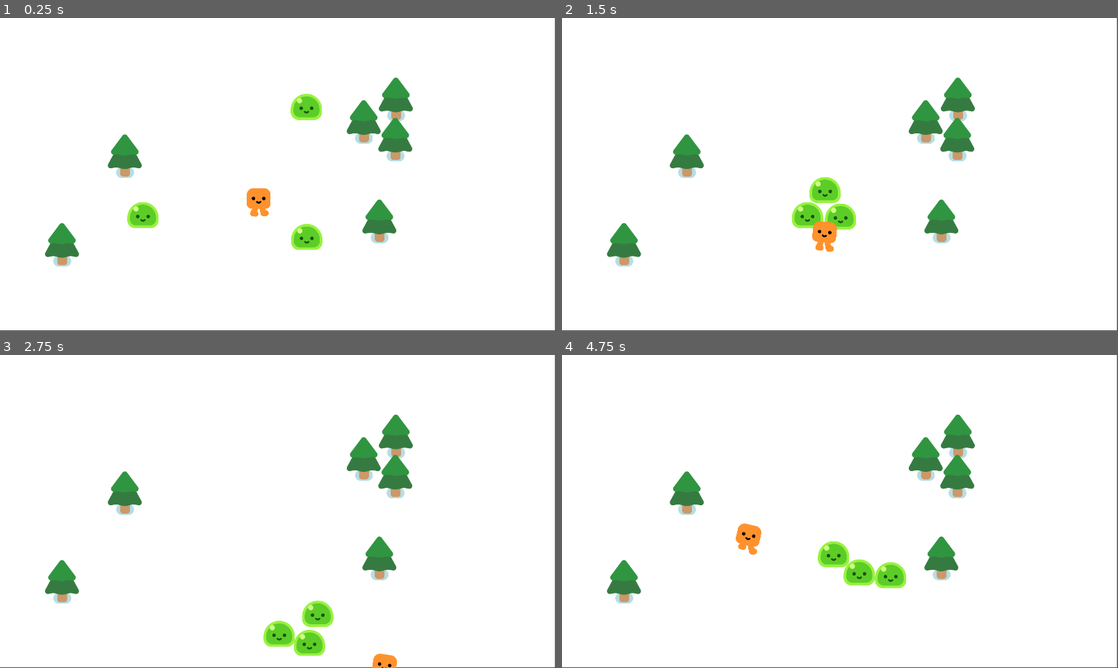
Above: before the commit, frames 1-4 (two rows, left to right).
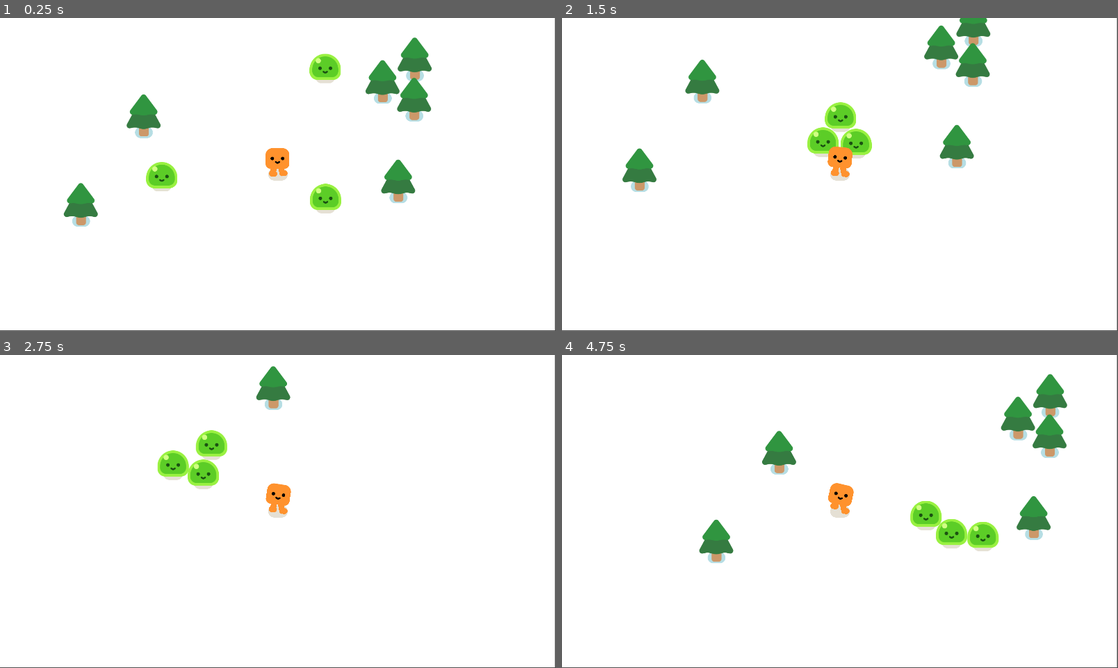
Above: after the commit, the same moments.

Repository: Rickory2021/godot-2d-project-tutorial
Game: Godot game, scene res://survivors_game.tscn
The game is run twice, just before and just after one commit, with the same random seed, the same clock (stepped at 60 frames per second) and the same inputs.
Inputs:
- Up to frame 1 (0.25 s): no input
- Up to frame 2 (1.5 s): hold D (move_right) 0.53-1.28 s; hold S (move_down) from 1.28 s (still down)
- Up to frame 3 (2.75 s): release S (move_down) at 2.03 s; hold D (move_right) from 2.03 s (still down)
- Up to frame 4 (4.75 s): release D (move_right) at 2.78 s; hold W (move_up) 2.78-3.53 s; hold A (move_left) from 3.53 s (still down)

The runs differ from the first frame. In frame 1, 9.2% of the frame differs, in the area x 8-78%, y 6-80%; in frame 2, 8.8%; in frame 3, 6.8%; in frame 4, 9.6%, in the area x 8-91%, y 6-80%.

Commit message:
feat: make the view follow the player

Diff:
--- a/player.tscn
+++ b/player.tscn
@@ -14,3 +14,5 @@
 
 [node name="CollisionShape2D" type="CollisionShape2D" parent="." unique_id=1545252528]
 shape = SubResource("CircleShape2D_onrkg")
+
+[node name="Camera2D" type="Camera2D" parent="." unique_id=485877190]
--- a/survivors_game.tscn
+++ b/survivors_game.tscn
@@ -7,7 +7,10 @@
 [node name="Game" type="Node2D" unique_id=1220307206]
 y_sort_enabled = true
 
-[node name="ColorRect" type="ColorRect" parent="." unique_id=1796055482]
+[node name="CanvasLayer" type="CanvasLayer" parent="." unique_id=1511562223]
+layer = -100
+
+[node name="ColorRect" type="ColorRect" parent="CanvasLayer" unique_id=1796055482]
 offset_left = -1.0
 offset_top = -1.0
 offset_right = 1917.0
